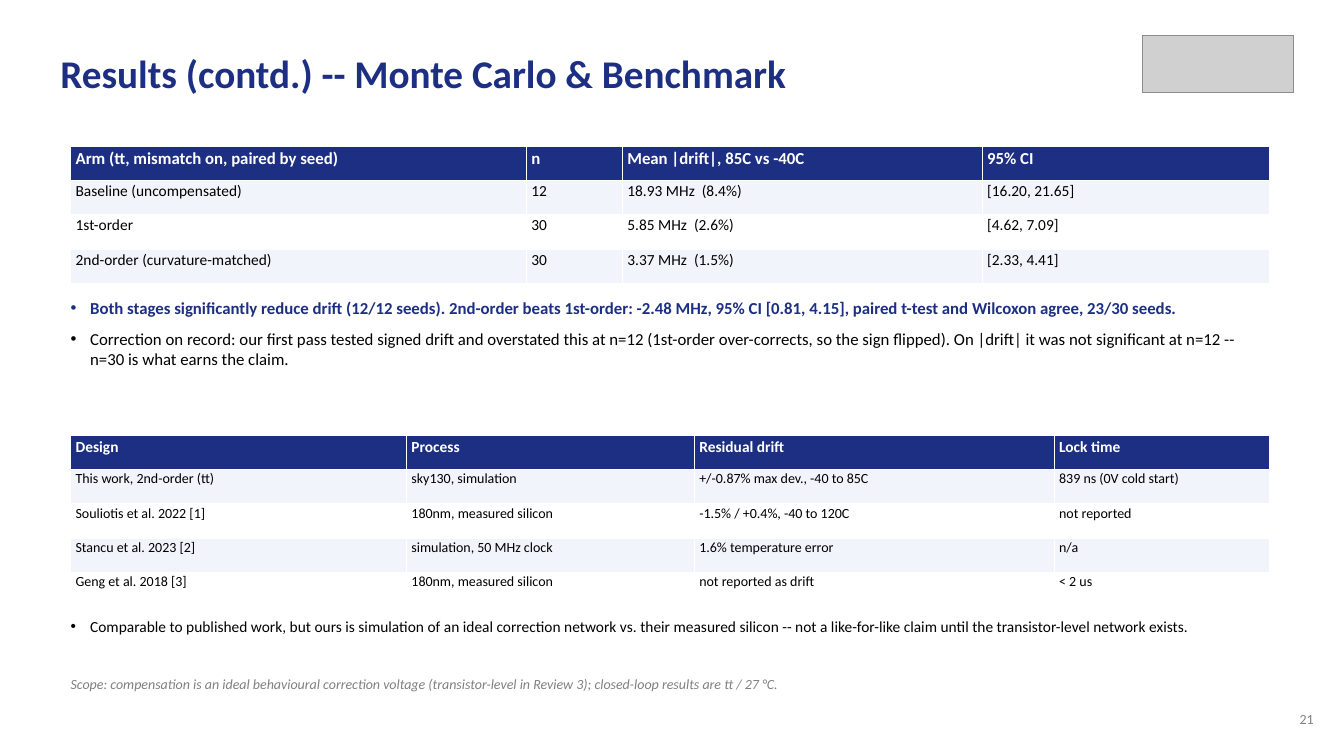
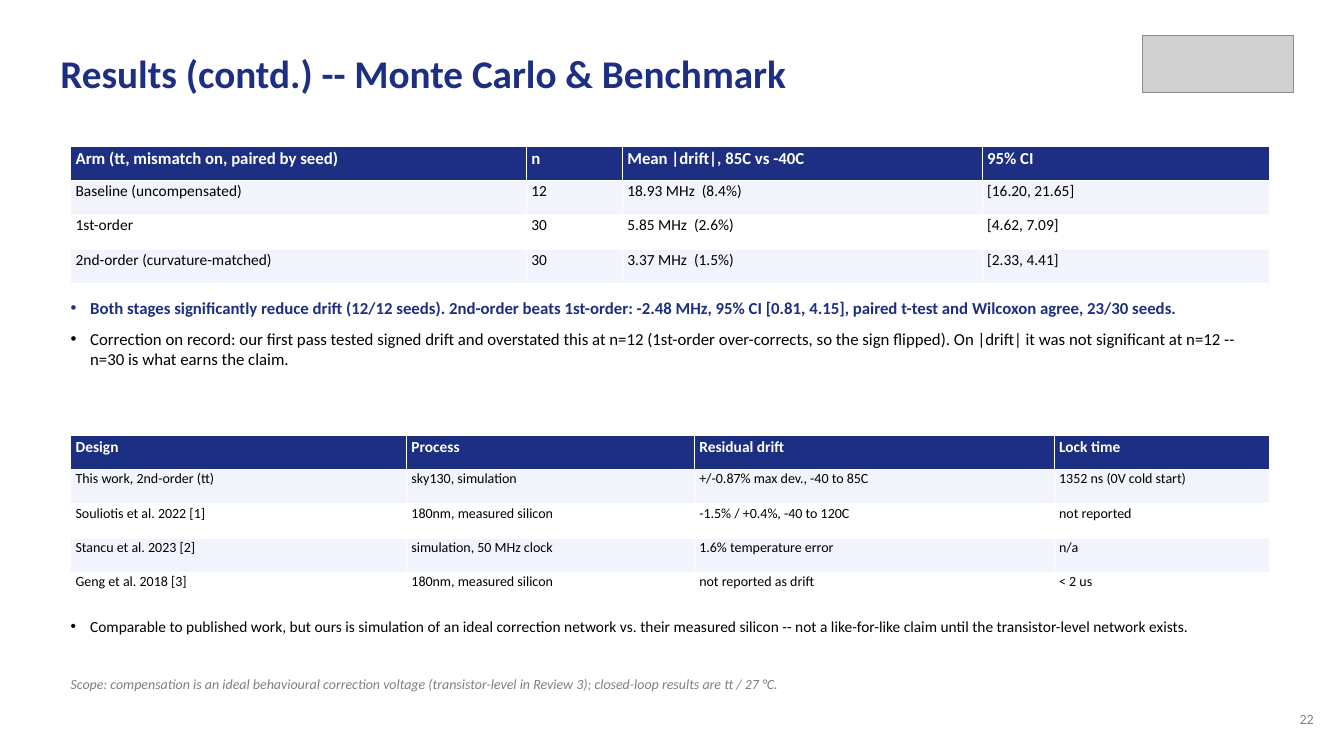
Before and after one commit to pocopepe/visualizer, a slide deck: slide 22 of Design_of_a_Frequency_Synthesiser_Review-2.pptx (slide 21 before the commit). Drawn at 1344x756 pixels with LibreOffice and Linux fonts; fonts in the diff are those of the drawing; grey boxes stand for pictures. Boxes give left, top, right and bottom in pixels: in the first picture for what was removed or moved away, otherwise in the second. Text is boxed around its words. In the diff, an @@ line names an element or a change of style, - is before the commit and + after.

```diff
--- a/Design_of_a_Frequency_Synthesiser_Review-2.pptx
+++ b/Design_of_a_Frequency_Synthesiser_Review-2.pptx
@@ table at (71,436,1270,607) @@
-row 2, column 4: 839 ns (0V cold start)
+row 2, column 4: 1352 ns (0V cold start)
@@ text at (1300,715,1314,724): text changed @@
-21
+22
```
Also in this commit, not shown: 13 other slides changed, 1 slide added, 56 other files.
